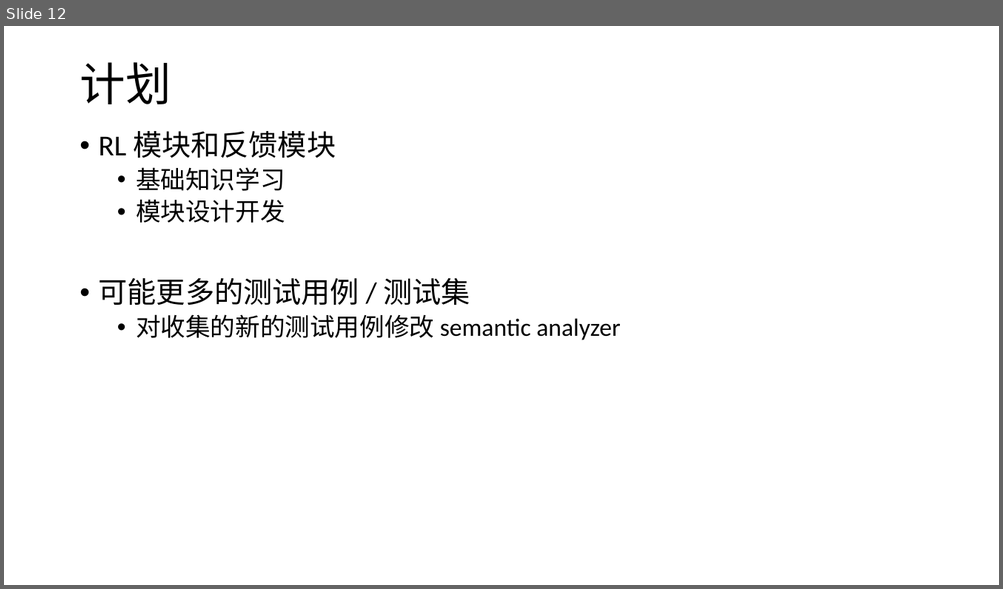
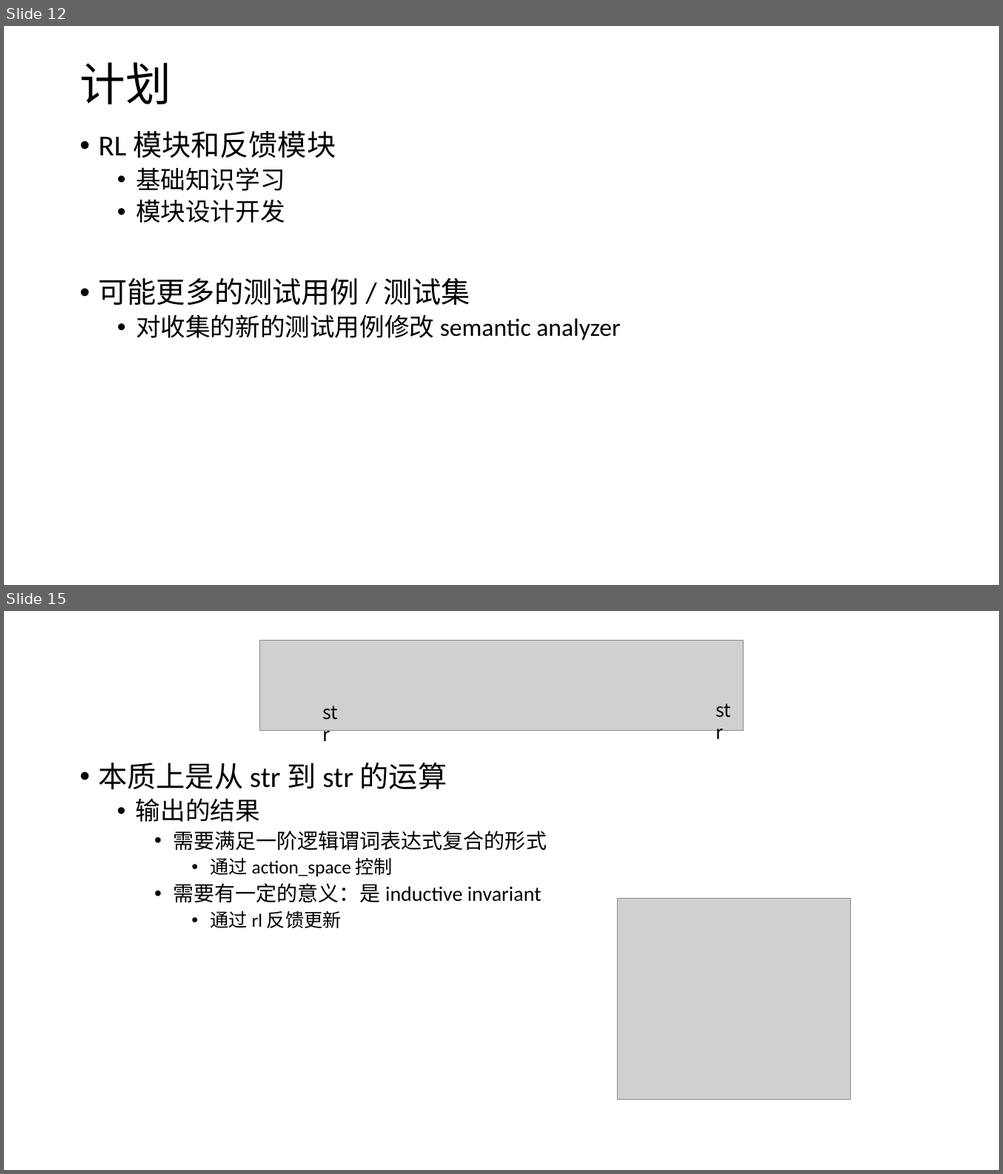
Before and after one commit to ZhangJihua0327/bachelor-thesis, a slide deck: ZhangJihua-weekly-report.pptx. Shown one above the other, each under a label of ours: slide 12 before the commit, slides 12 and 15 after it; the slides between them are not shown. The pictures are 1003x589 and 1003x1174 pixels, drawn with LibreOffice and Linux fonts; fonts in the diff are those of the drawing; grey boxes stand for pictures. Boxes give left, top, right and bottom in pixels: in the first picture for what was removed or moved away, otherwise in the second. Text is boxed around its words. In the diff, an @@ line names an element or a change of style, - is before the commit and + after.

```diff
--- a/ZhangJihua-weekly-report.pptx
+++ b/ZhangJihua-weekly-report.pptx
@@ slide 15 added at <box>4,611,999,1170</box>, background #FFFFFF @@
@@ picture added at <box>260,640,743,730</box> @@
@@ text added at <box>315,698,350,727</box>, 18 pt, text #000000 @@
+str
@@ text added at <box>708,695,743,725</box>, 18 pt, text #000000 @@
+str
@@ text added at <box>98,763,546,928</box>, 20 pt, text #000000 @@
+• 本质上是从 str 到 str 的运算
+  • 输出的结果
+    • 需要满足一阶逻辑谓词表达式复合的形式
+      • 通过 action_space 控制
+    • 需要有一定的意义：是 inductive invariant
+      • 通过 rl 反馈更新
@@ picture added at <box>617,898,850,1100</box> @@
```
Also in this commit, not shown: 3 other slides added.
